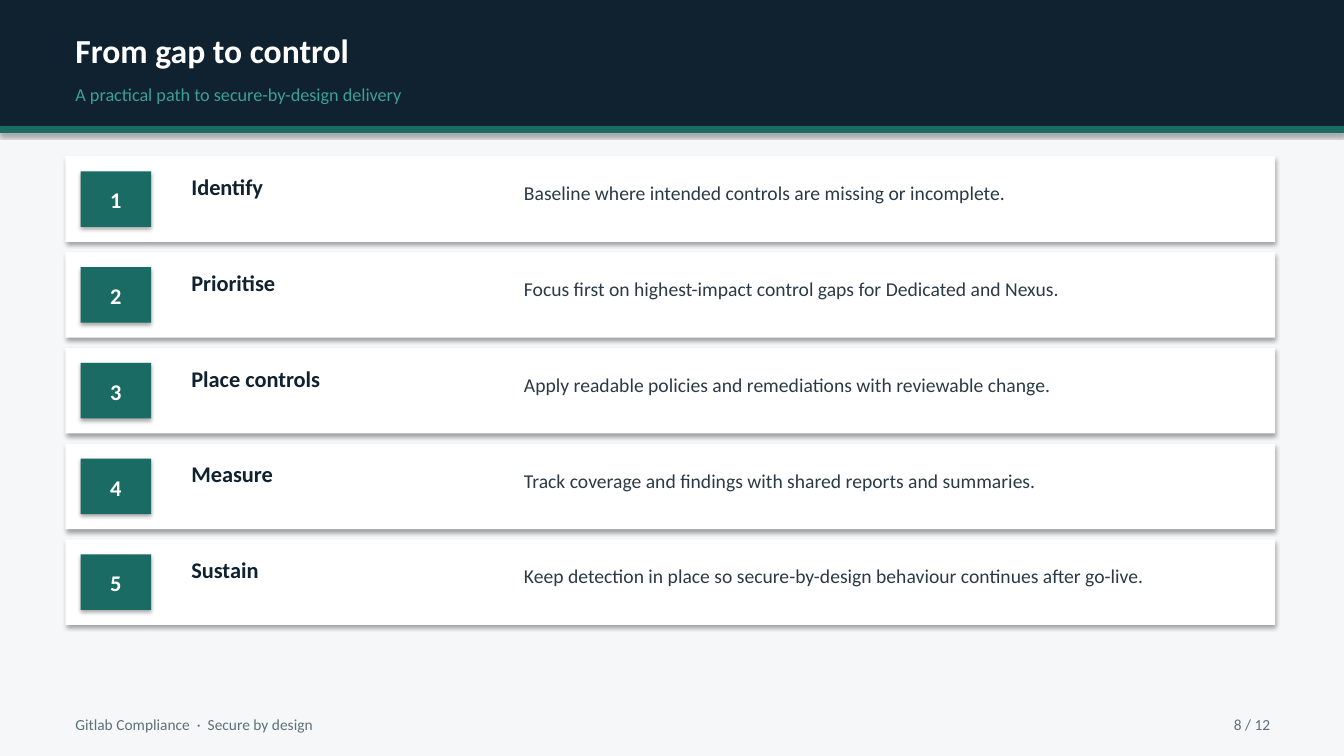
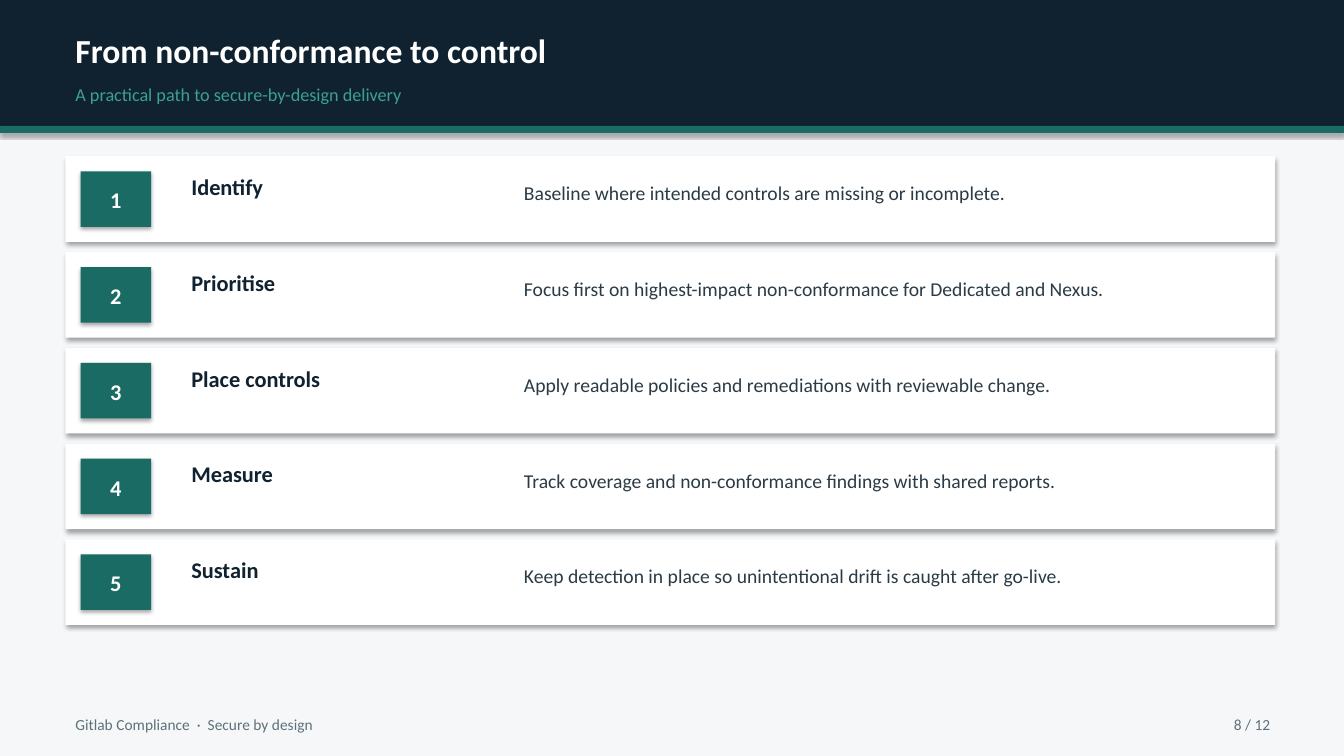
Before and after one commit to MaturityBuilder/gitlab-compliance, a slide deck: slide 8 of docs/presentations/gitlab-compliance-stakeholder-briefing.pptx. Drawn at 1344x756 pixels with LibreOffice and Linux fonts; fonts in the diff are those of the drawing. Boxes give left, top, right and bottom in pixels: in the first picture for what was removed or moved away, otherwise in the second. Text is boxed around its words. In the diff, an @@ line names an element or a change of style, - is before the commit and + after.

```diff
--- a/docs/presentations/gitlab-compliance-stakeholder-briefing.pptx
+++ b/docs/presentations/gitlab-compliance-stakeholder-briefing.pptx
@@ text at (75,39,546,64): text changed @@
-From gap to control
+From non-conformance to control
@@ text at (524,282,1103,300): text changed @@
-Focus first on highest-impact control gaps for Dedicated and Nexus.
+Focus first on highest-impact non-conformance for Dedicated and Nexus.
@@ text at (524,474,1055,492): text changed @@
-Track coverage and findings with shared reports and summaries.
+Track coverage and non-conformance findings with shared reports.
@@ text at (524,569,1062,587): text changed @@
-Keep detection in place so secure-by-design behaviour continues after go-live.
+Keep detection in place so unintentional drift is caught after go-live.
```
Also in this commit, not shown: 10 other slides changed, 2 other files.
